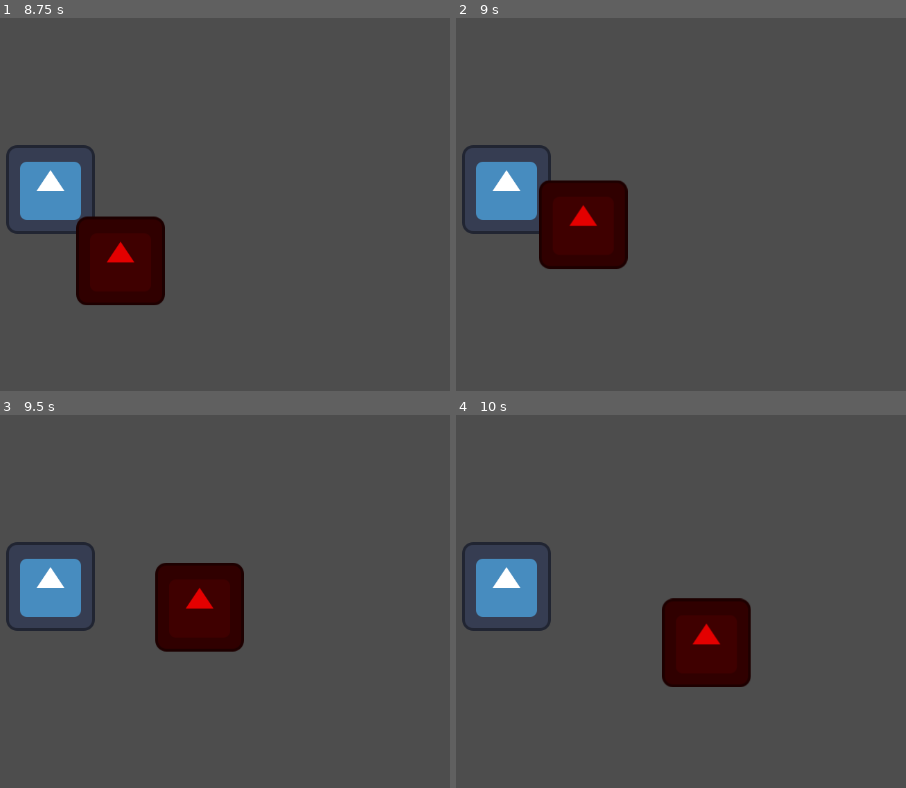
Above: before the commit, frames 1-4 (two rows, left to right).
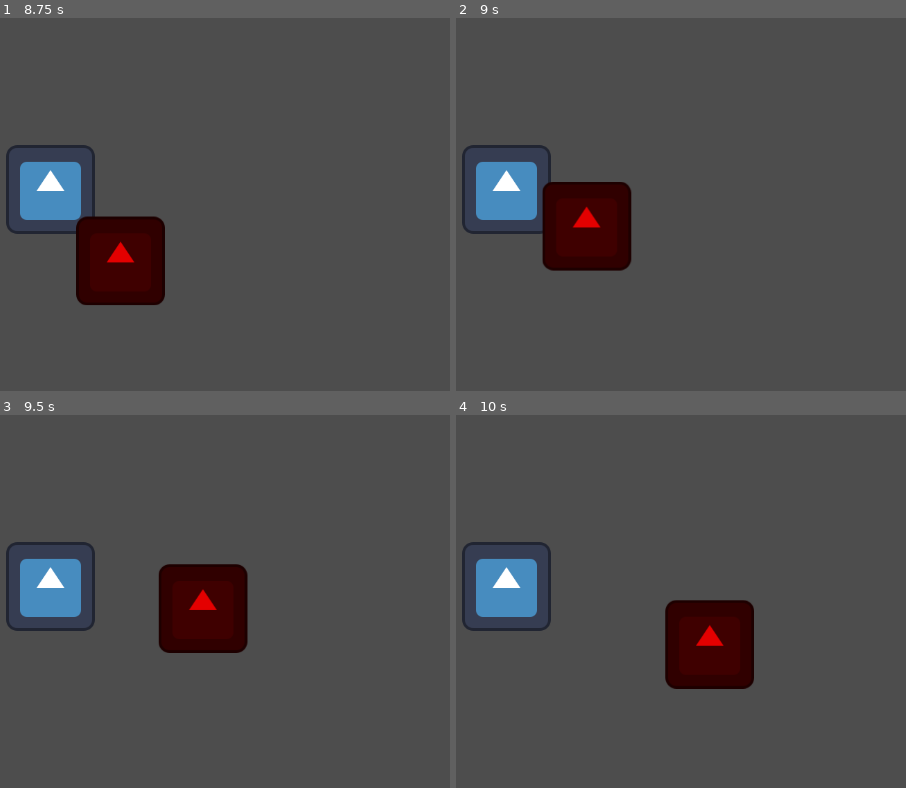
Above: after the commit, the same moments.

Repository: Z3BINI/game-design-final-project
Game: Godot game, scene res://scenes/quack_world/quack_man_world.tscn
Two runs of this game, one before a commit and one after it. Both use one fixed random seed, a clock stepped at 60 frames per second and the inputs below. The project has no main scene, so this scene is started directly. The engine's default icon, where the game draws it, is replaced by a stand-in: a white triangle on a blue panel in a dark square.
Inputs (mouse positions are in pixels of both pictures, inside the frame that each line leads up to):
- Up to frame 1 (8.75 s): tap Enter at 0.5, 4.25, 5.75 s; move the mouse to (9, 279) at 0.52 s; hold W (move_forward) 0.53-2.03 s; tap Space (jump) at 0.77, 1.52, 3.02, 3.5, 3.77, 4.52, 5, 6.02, 6.77, 7.52 s; move the mouse to (288, 256) at 1.27 s; move the mouse to (outside the picture) at 2.02 s; hold A (move_left) 2.03-3.53 s; move the mouse to (90, 189) at 2.77 s; move the mouse to (outside the picture) at 3.52 s; hold S (move_backward) 3.53-4.28 s; move the mouse to (225, 167) at 4.27 s; hold D (move_right) 4.28-5.03 s; move the mouse to (outside the picture) at 5.02 s; hold W (move_forward) 5.03-5.78 s; move the mouse to (130, 88) at 5.77 s; hold D (move_right) 5.78-8.03 s; move the mouse to (9, 279) at 6.52 s; move the mouse to (288, 256) at 7.27 s; move the mouse to (outside the picture) at 8.02 s; hold S (move_backward) from 8.03 s (still down)
- Up to frame 2 (9 s): move the mouse to (546, 189) at 8.77 s; release S (move_backward) at 8.78 s; hold A (move_left) from 8.78 s (still down)
- Up to frame 3 (9.5 s): keep holding A (move_left); tap Space (jump) at 9.02 s
- Up to frame 4 (10 s): move the mouse to (outside the picture) at 9.52 s; release A (move_left) at 9.53 s; hold W (move_forward) from 9.53 s (still down); tap Space (jump) at 9.77 s

Frame 1 is identical in both runs. In frame 2, 0.7% of the frame differs, in the area x 18-39%, y 43-68%; in frame 3, 0.6%; in frame 4, 0.6%.

Commit message:
Collision shape to enemy

Diff:
--- a/scenes/quack_world/enemies/basic_enemy.tscn
+++ b/scenes/quack_world/enemies/basic_enemy.tscn
@@ -1,9 +1,15 @@
-[gd_scene load_steps=3 format=3 uid="uid://b0xu61syhowr2"]
+[gd_scene load_steps=4 format=3 uid="uid://b0xu61syhowr2"]
 
 [ext_resource type="PackedScene" uid="uid://cijhy7nf7ge6x" path="res://scenes/quack_world/enemies/base/enemy.tscn" id="1_btfs5"]
 [ext_resource type="Texture2D" uid="uid://dqwkmti066fl7" path="res://icon.svg" id="2_m5a6e"]
 
+[sub_resource type="CircleShape2D" id="CircleShape2D_7kj3x"]
+radius = 63.1981
+
 [node name="BasicEnemy" instance=ExtResource("1_btfs5")]
+
+[node name="EnemyCollider" parent="." index="0"]
+shape = SubResource("CircleShape2D_7kj3x")
 
 [node name="EnemySprite" parent="." index="1"]
 modulate = Color(0.894118, 0, 0, 1)
